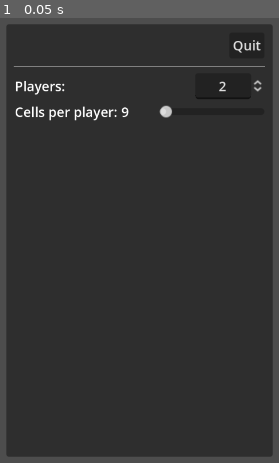
Above: before the commit, frame 1.
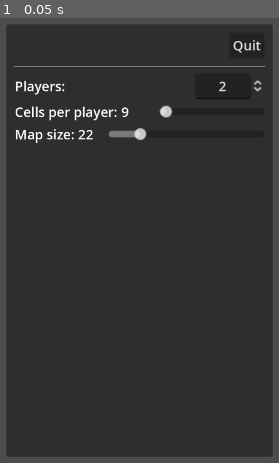
Above: after the commit, the same moment.

Repository: wadcom/kisarra-mapgen
Game: Godot game, scene res://main.tscn
Same seed, same stepped clock (60 frames per second), same inputs: the game is played once before the commit and once after it.
Inputs:
- Up to frame 1 (0.05 s): no input

The runs differ from the first frame. In frame 1, 0.5% of the frame differs, in the area x 5-53%, y 24-29%.

Commit message:
Add map size controls

Diff:
--- a/side_panel.gd
+++ b/side_panel.gd
@@ -1,6 +1,7 @@
 extends VBoxContainer
 
 
+var _map_size = 22
 var _cells_per_player = 9
 
 
@@ -11,3 +12,8 @@
 func _on_cells_per_player_value_changed(value):
 	_cells_per_player = value
 	%CellsPerPlayer.text = str(value)
+
+
+func _on_map_size_value_changed(value):
+	_map_size = value
+	%MapSizeLabel.text = str(value)
--- a/side_panel.tscn
+++ b/side_panel.tscn
@@ -61,5 +61,31 @@
 max_value = 200.0
 value = 9.0
 
+[node name="MapSizeControls" type="HBoxContainer" parent="."]
+layout_mode = 2
+
+[node name="Label" type="Label" parent="MapSizeControls"]
+layout_mode = 2
+text = "Map size:"
+
+[node name="MapSizeLabel" type="Label" parent="MapSizeControls"]
+unique_name_in_owner = true
+custom_minimum_size = Vector2(19, 2.08165e-12)
+layout_mode = 2
+text = "22"
+
+[node name="Padding" type="Control" parent="MapSizeControls"]
+custom_minimum_size = Vector2(10, 2.08165e-12)
+layout_mode = 2
+
+[node name="HSlider" type="HSlider" parent="MapSizeControls"]
+layout_mode = 2
+size_flags_horizontal = 3
+size_flags_vertical = 4
+min_value = 5.0
+max_value = 99.0
+value = 22.0
+
 [connection signal="pressed" from="ButtonBar/QuitButton" to="." method="_on_quit_button_pressed"]
 [connection signal="value_changed" from="CellsPerPlayerControl/HSlider" to="." method="_on_cells_per_player_value_changed"]
+[connection signal="value_changed" from="MapSizeControls/HSlider" to="." method="_on_map_size_value_changed"]
